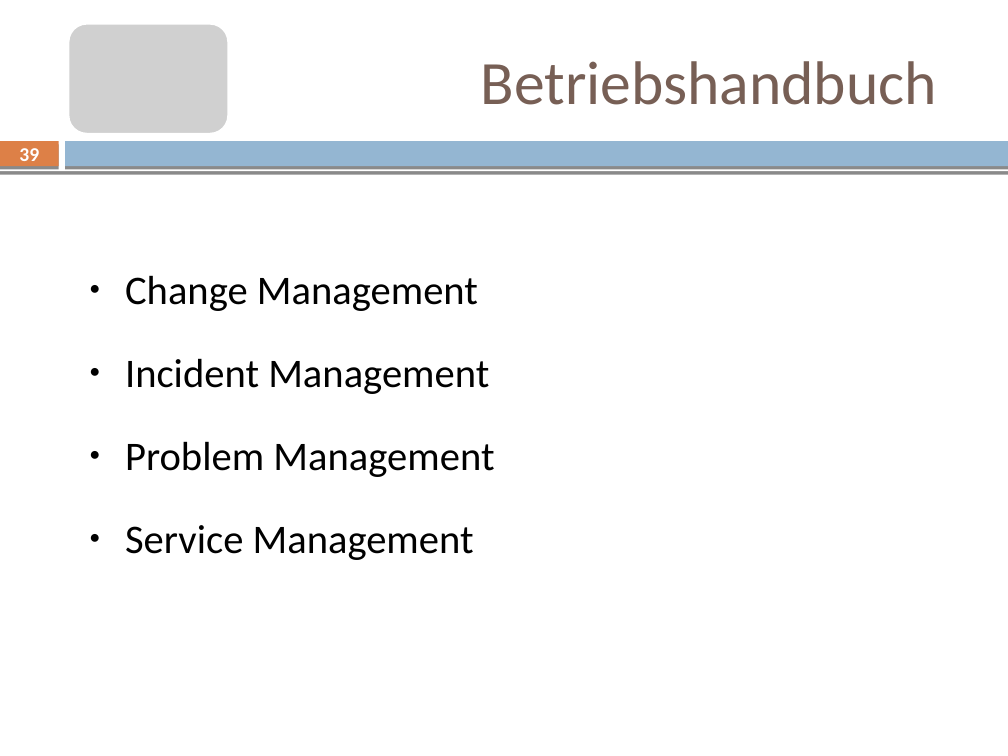
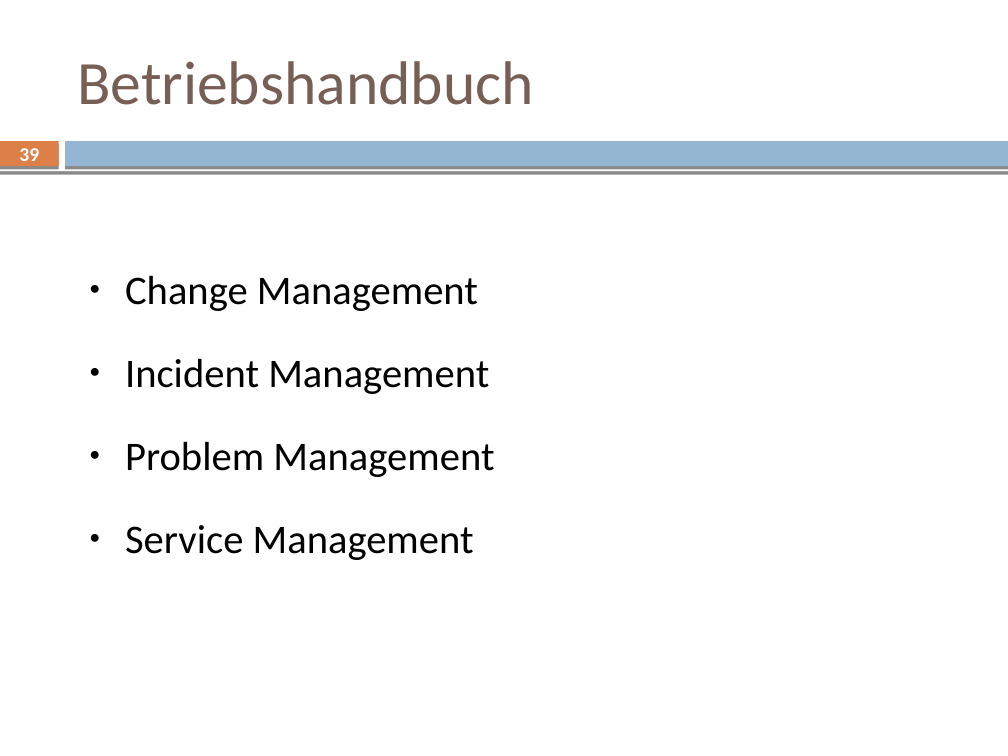
Before and after one commit to mvw/Wilddiebe10, a slide deck: slide 39 of keynote/keynote.odp. Drawn at 1008x756 pixels with LibreOffice and Linux fonts; fonts in the diff are those of the drawing; grey boxes stand for pictures. Boxes give left, top, right and bottom in pixels: in the first picture for what was removed or moved away, otherwise in the second. Text is boxed around its words. In the diff, an @@ line names an element or a change of style, - is before the commit and + after.

```diff
--- a/keynote/keynote.odp
+++ b/keynote/keynote.odp
@@ title "Betriebshandbuch": place and size @@
-title "Betriebshandbuch" at <box>481,61,937,105</box>
+title "Betriebshandbuch" at <box>77,61,533,105</box>
@@ picture removed at <box>69,23,229,133</box> @@
```
Also in this commit, not shown: 4 other slides changed.
